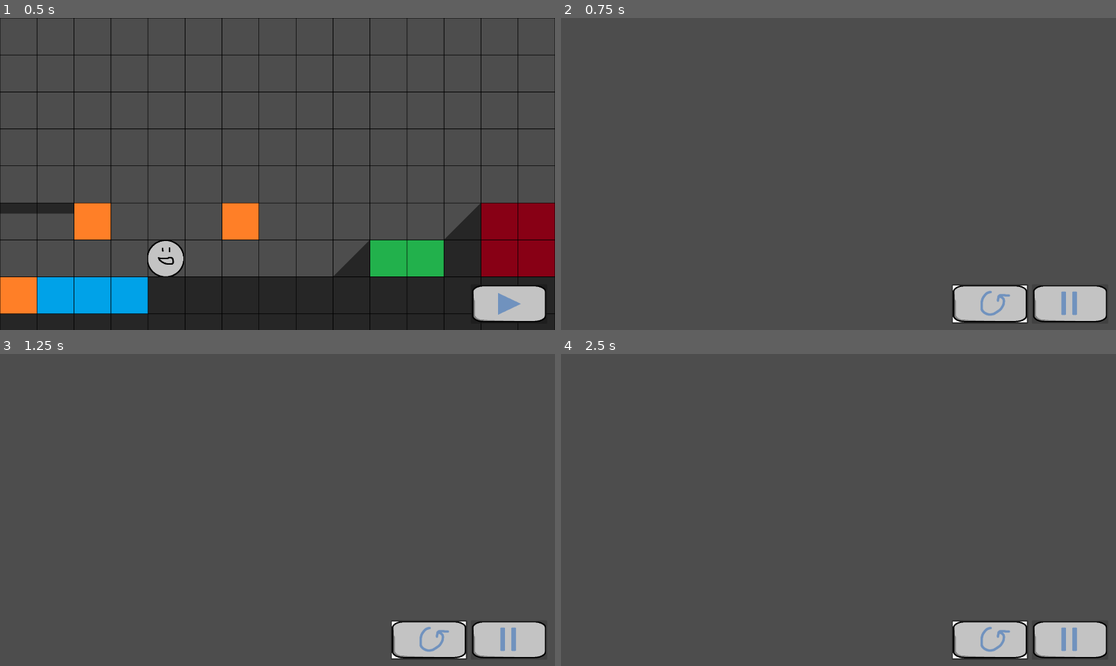
Above: before the commit, frames 1-4 (two rows, left to right).
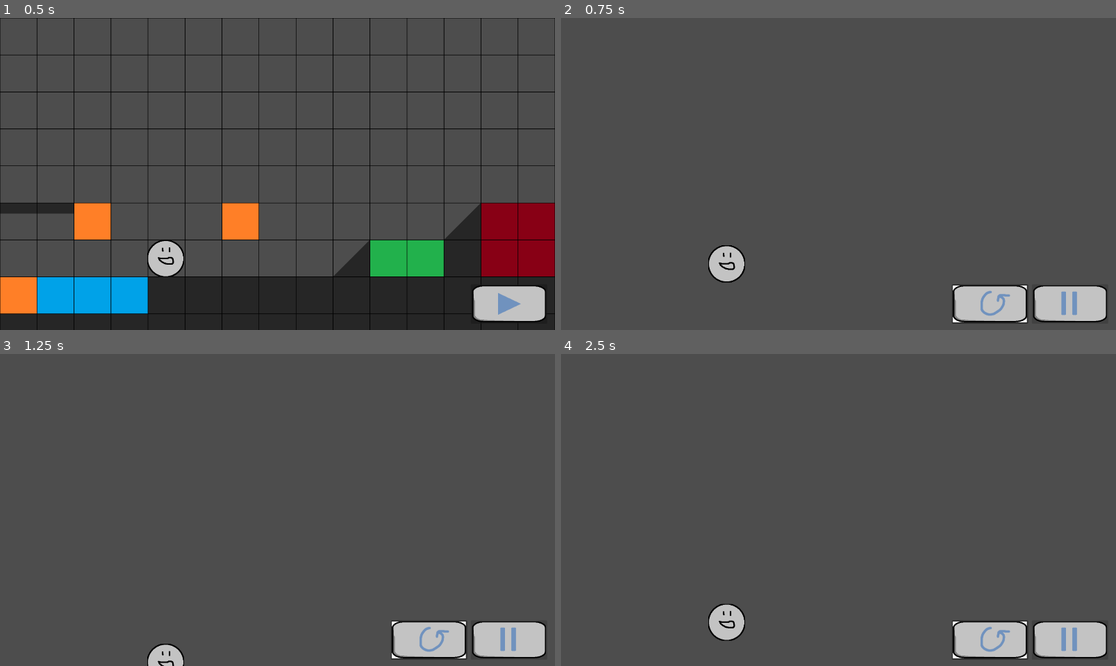
Above: after the commit, the same moments.

Repository: superwhack/levelsmith-platformer
Game: Godot game, scene res://Scenes/node_2d.tscn
Two runs of this game, one before a commit and one after it. Both use one fixed random seed, a clock stepped at 60 frames per second and the inputs below.
Inputs (mouse positions are in pixels of both pictures, inside the frame that each line leads up to):
- Up to frame 1 (0.5 s): no input
- Up to frame 2 (0.75 s): click (1071, 305) at 0.5 s
- Up to frame 3 (1.25 s): no input
- Up to frame 4 (2.5 s): click (1071, 641) at 1.25 s; click (1071, 641) at 2 s

Frame 1 is identical in both runs. In frame 2, 0.6% of the frame differs, in the area x 26-34%, y 72-85%; in frame 3, 0.4%; in frame 4, 0.6%, in the area x 26-34%, y 80-92%.

Commit message:
reset button reloads the play scene

Diff:
--- a/levelsmith-platformer/Scenes/node_2d.tscn
+++ b/levelsmith-platformer/Scenes/node_2d.tscn
@@ -176,4 +176,4 @@
 icon = ExtResource("14_xiv05")
 script = ExtResource("15_uybdb")
 
-[connection signal="pressed" from="PlayButton" to="MasterManager" method="Play"]
+[connection signal="pressed" from="PlayButton" to="MasterManager" method="play"]
--- a/levelsmith-platformer/Scenes/play_scene.tscn
+++ b/levelsmith-platformer/Scenes/play_scene.tscn
@@ -2,13 +2,23 @@
 
 [ext_resource type="Script" uid="uid://bl06idiv62yg6" path="res://Scripts/MasterManager.gd" id="1_r3hl1"]
 [ext_resource type="Texture2D" uid="uid://bhcwugkxroj6k" path="res://Assets/Sprites/UI/pause.png" id="2_1sdb3"]
+[ext_resource type="Script" uid="uid://8q4evvrox3yi" path="res://Scripts/GameManager.gd" id="2_pakvq"]
 [ext_resource type="Script" uid="uid://kl326f6vn6r8" path="res://Scripts/SceneSwap.gd" id="3_s0nau"]
 [ext_resource type="Texture2D" uid="uid://vxojf41vtsbg" path="res://Assets/Sprites/UI/reset.png" id="4_s0nau"]
+[ext_resource type="Script" uid="uid://d11oqcc1xaqai" path="res://Scripts/Player.gd" id="5_p805a"]
+[ext_resource type="Texture2D" uid="uid://dglp6ibcolk70" path="res://Assets/Sprites/Entities/dude.png" id="6_pakvq"]
+
+[sub_resource type="CircleShape2D" id="CircleShape2D_5lpdq"]
 
 [node name="PlayScene" type="Node2D" unique_id=1980426325]
 
 [node name="MasterManager" type="Node2D" parent="." unique_id=1312191501]
 script = ExtResource("1_r3hl1")
+
+[node name="GameManager" type="Node2D" parent="." unique_id=2046959520]
+process_mode = 3
+position = Vector2(1352, 922)
+script = ExtResource("2_pakvq")
 
 [node name="PauseButton" type="Button" parent="." unique_id=2016045018]
 offset_left = 1629.0
@@ -28,4 +38,16 @@
 icon = ExtResource("4_s0nau")
 script = ExtResource("3_s0nau")
 
-[connection signal="pressed" from="PauseButton" to="MasterManager" method="Edit"]
+[node name="CharacterBody2D" type="CharacterBody2D" parent="." unique_id=671008360]
+position = Vector2(573, 833)
+script = ExtResource("5_p805a")
+
+[node name="CollisionShape2D" type="CollisionShape2D" parent="CharacterBody2D" unique_id=1147603190]
+scale = Vector2(6.3, 6.3)
+shape = SubResource("CircleShape2D_5lpdq")
+
+[node name="Sprite2D" type="Sprite2D" parent="CharacterBody2D" unique_id=1187115549]
+texture = ExtResource("6_pakvq")
+
+[connection signal="pressed" from="PauseButton" to="MasterManager" method="edit"]
+[connection signal="pressed" from="ResetButton" to="GameManager" method="reset"]
--- a/levelsmith-platformer/Scripts/GameManager.gd
+++ b/levelsmith-platformer/Scripts/GameManager.gd
@@ -10,13 +10,16 @@
 var goalReached := false;
 
 # When pause is pressed, flip the current state
-func pausePressed() -> void:
+func pause_pressed() -> void:
 	if playState == PlayState.PAUSE:
 		get_tree().paused = false;
 		playState = PlayState.PLAY;
 	else:
 		get_tree().paused = true;
 		playState = PlayState.PAUSE;
+
+func reset() -> void:
+	get_tree().change_scene_to_file("res://Scenes/play_scene.tscn");
 
 # Called when the node enters the scene tree for the first time.
 func _ready() -> void:
@@ -26,5 +29,5 @@
 # Called every frame. 'delta' is the elapsed time since the previous frame.
 func _process(delta: float) -> void:
 	if Input.is_action_just_pressed("pause"):
-		pausePressed();
+		pause_pressed();
 	pass
--- a/levelsmith-platformer/Scripts/MasterManager.gd
+++ b/levelsmith-platformer/Scripts/MasterManager.gd
@@ -4,7 +4,7 @@
 var state : Global.State = Global.State.PLAY;
 
 ## Swap to edit state
-func Edit() -> void:
+func edit() -> void:
 	print("Edit")
 	# Update state variable
 	state = Global.State.EDIT;
@@ -12,7 +12,7 @@
 	get_tree().change_scene_to_file("res://Scenes/node_2d.tscn")
 
 ## Swap to play
-func Play() -> void:
+func play() -> void:
 	print("Play")
 	# Update state variable
 	state = Global.State.PLAY;
